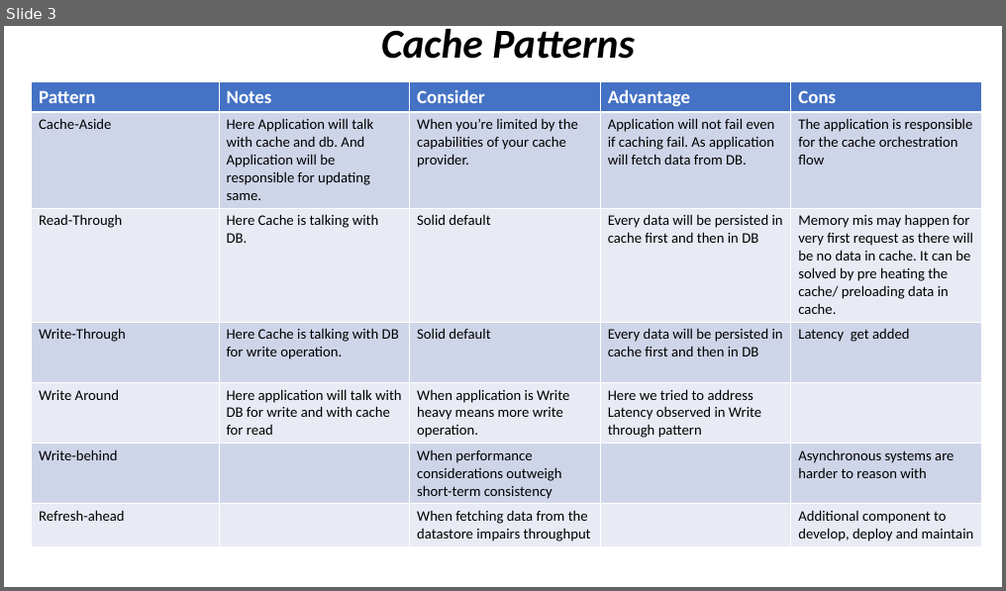
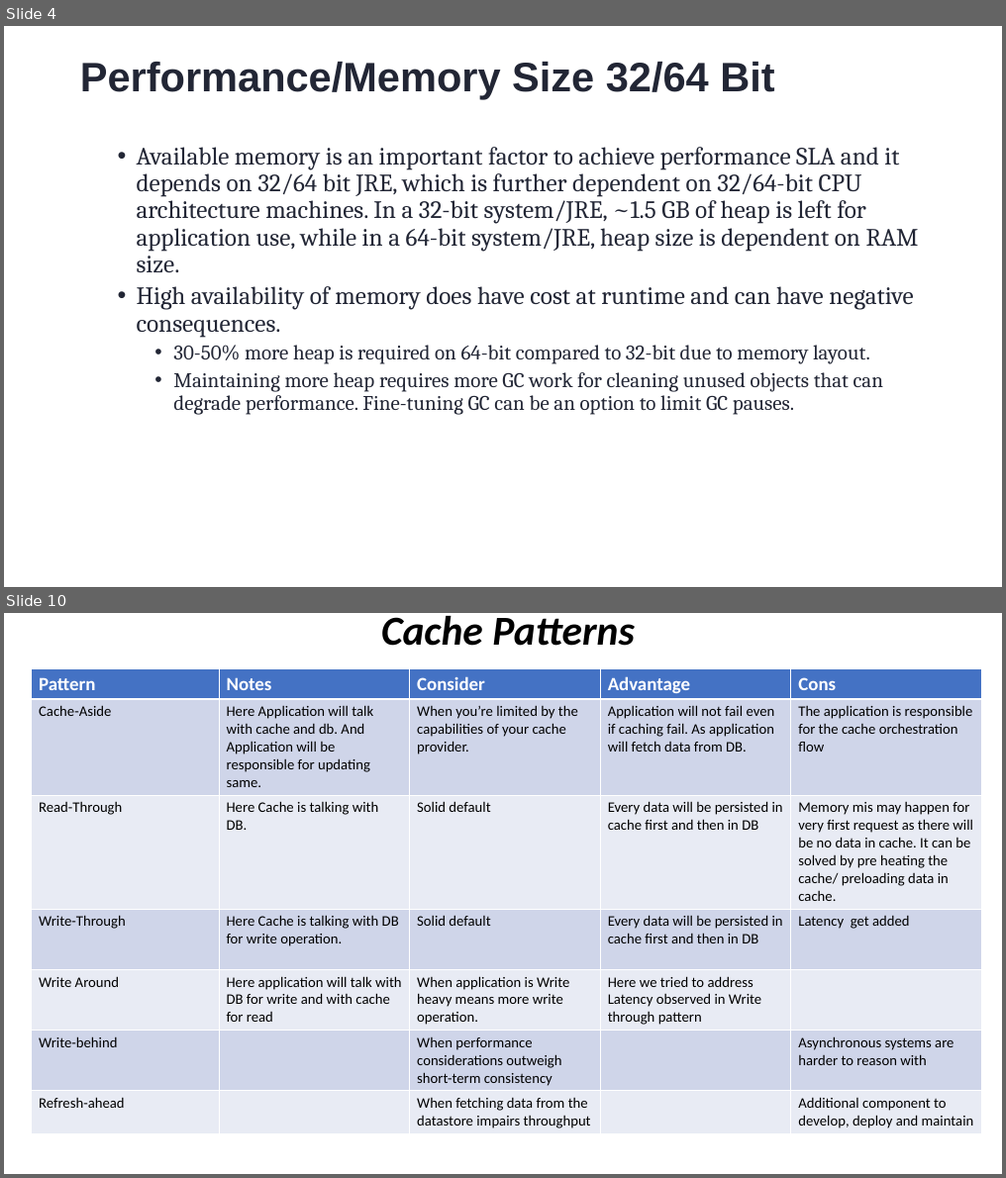
Before and after one commit to bhogemukesh/Documents, a slide deck: Caching_Patterns.pptx. Shown one above the other, each under a label of ours: slide 3 before the commit, slides 4 and 10 after it; the slides between them are not shown. The pictures are 1006x591 and 1006x1178 pixels, drawn with LibreOffice and Linux fonts; fonts in the diff are those of the drawing. Boxes give left, top, right and bottom in pixels: in the first picture for what was removed or moved away, otherwise in the second. Text is boxed around its words. In the diff, an @@ line names an element or a change of style, - is before the commit and + after.

```diff
--- a/Caching_Patterns.pptx
+++ b/Caching_Patterns.pptx
@@ slide 4 added at (x1=4, y1=26, x2=1002, y2=587), background #FFFFFF @@
@@ title added at (x1=80, y1=62, x2=774, y2=99), 39.6 pt, text #222635, bold @@
+Performance/Memory Size 32/64 Bit
@@ text added at (x1=137, y1=147, x2=919, y2=415), 24 pt, text #222635 @@
+  • Available memory is an important factor to achieve performance SLA and it depends on 32/64 bit JRE, which is further dependent on 32/64-bit CPU architecture machines. In a 32-bit system/JRE, ~1.5 GB of heap is left for application use, while in a 64-bit system/JRE, heap size is dependent on RAM size.
+  • High availability of memory does have cost at runtime and can have negative consequences.
+    • 30-50% more heap is required on 64-bit compared to 32-bit due to memory layout.
+    • Maintaining more heap requires more GC work for cleaning unused objects that can degrade performance. Fine-tuning GC can be an option to limit GC pauses.
@@ what was slide 3 is now slide 10 @@
```
Also in this commit, not shown: 9 other slides added, 2 slides removed.
